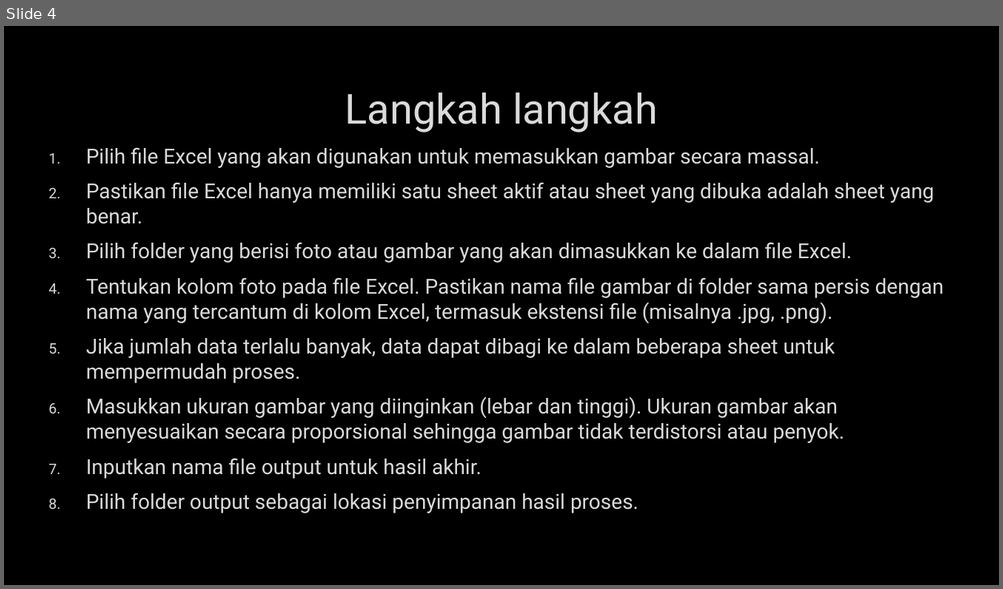
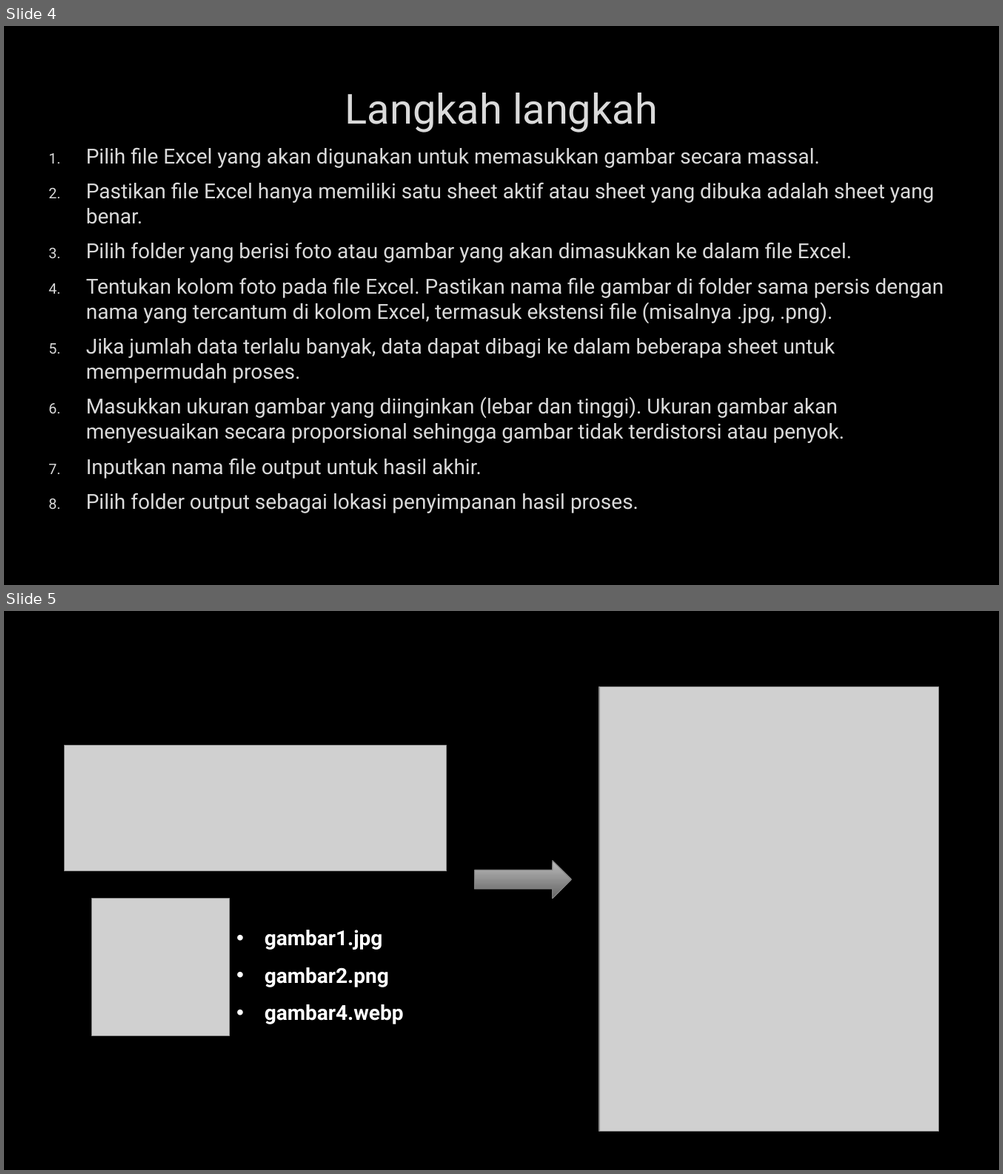
Before and after one commit to RizqullahY/electrizen, a slide deck: DOC_APP_LAUNCHER.pptx. Shown one above the other, each under a label of ours: slide 4 before the commit, slides 4 and 5 after it. The pictures are 1003x589 and 1003x1174 pixels, drawn with LibreOffice and Linux fonts; fonts in the diff are those of the drawing; grey boxes stand for pictures; background and template pictures are left out. Boxes give left, top, right and bottom in pixels: in the first picture for what was removed or moved away, otherwise in the second. Text is boxed around its words. In the diff, an @@ line names an element or a change of style, - is before the commit and + after.

```diff
--- a/DOC_APP_LAUNCHER.pptx
+++ b/DOC_APP_LAUNCHER.pptx
@@ slide 5 added at [4, 611, 999, 1170], background picture (left out) @@
@@ picture added at [600, 687, 939, 1132] @@
@@ picture added at [65, 745, 447, 871] @@
@@ right arrow added at [475, 861, 572, 899], fill gradient #BCBCBC to #656565, outline #808080 0.75 pt @@
@@ picture added at [92, 899, 229, 1037] @@
@@ text added at [264, 930, 404, 1025], 20 pt, text #FFFFFF, bold @@
+• gambar1.jpg
+• gambar2.png
+• gambar4.webp
```
Also in this commit, not shown: 1 slide removed, 6 other files.
